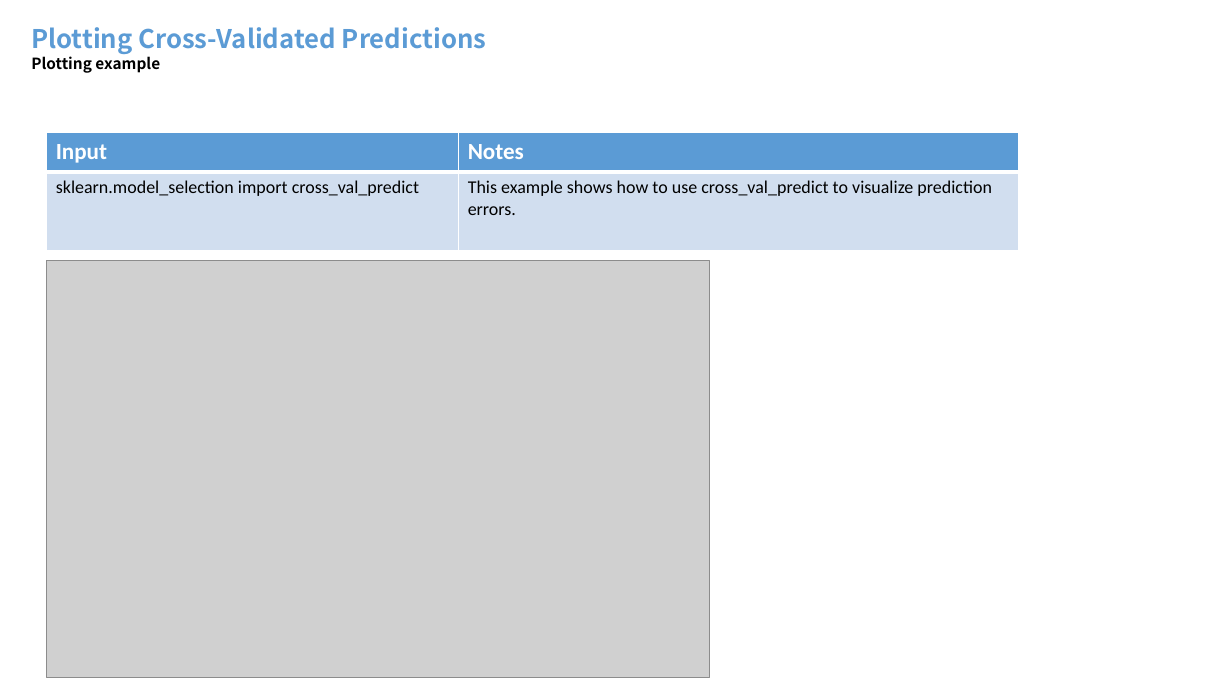
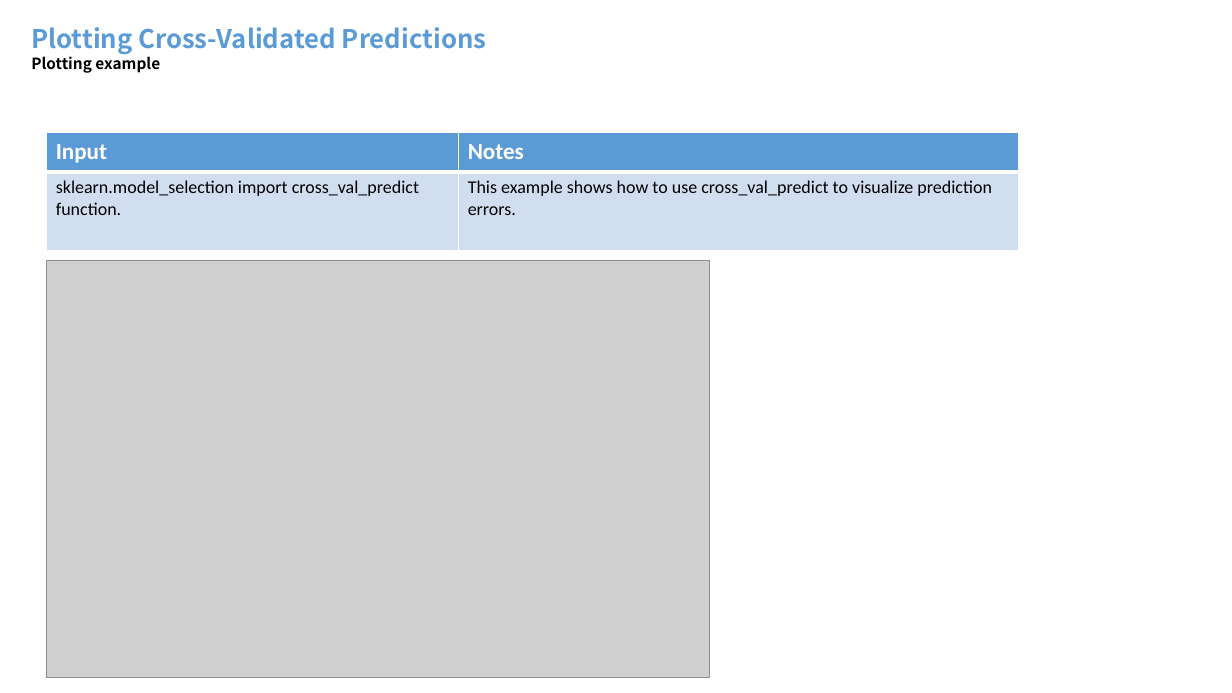
Before and after one commit to mdegrado/Wine-reviews-analysis-and-visualization, a slide deck: slide 19 of winereviews/Wine Reviews Analysis and Visualization.pptx (slide 18 before the commit). Drawn at 1232x693 pixels with LibreOffice and Linux fonts; fonts in the diff are those of the drawing; grey boxes stand for pictures. Boxes give left, top, right and bottom in pixels: in the first picture for what was removed or moved away, otherwise in the second. Text is boxed around its words. In the diff, an @@ line names an element or a change of style, - is before the commit and + after.

```diff
--- a/winereviews/Wine Reviews Analysis and Visualization.pptx
+++ b/winereviews/Wine Reviews Analysis and Visualization.pptx
@@ table at (46,133,1019,250) @@
-row 2, column 1: sklearn.model_selection import cross_val_predict
+row 2, column 1: sklearn.model_selection import cross_val_predict function.
```
Also in this commit, not shown: 4 other slides changed, 3 slides added.
